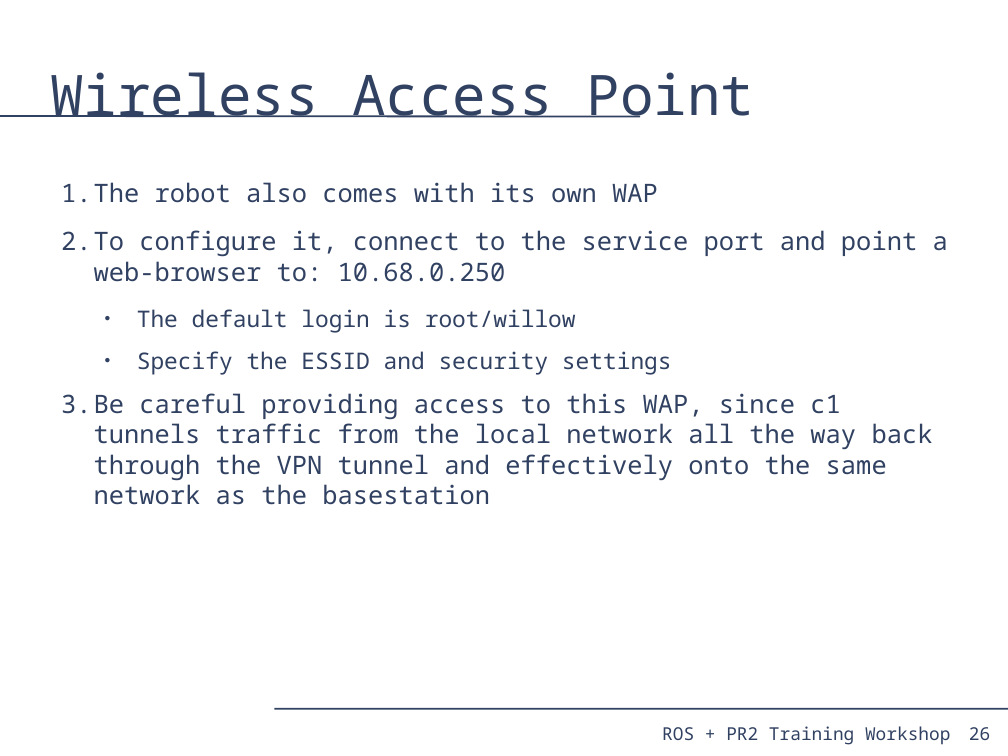
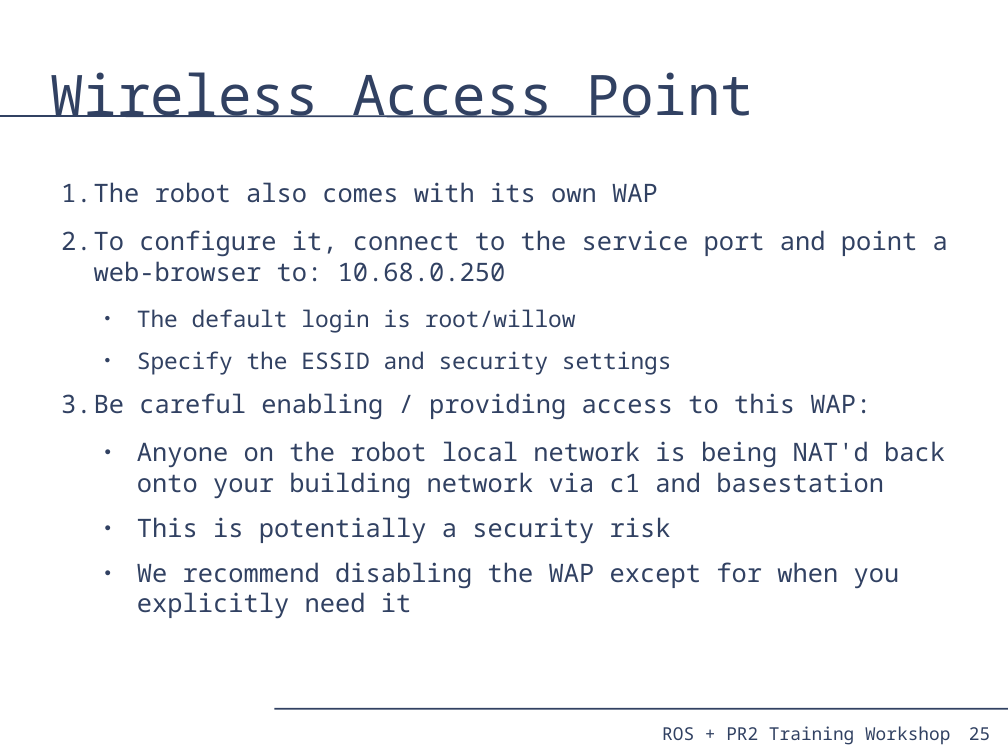
Before and after one commit to PR2/pr2_docs, a slide deck: slide 25 of pr2_training_workshop/pr2_sysadmin/pr2_syasdmin.odp (slide 26 before the commit). Drawn at 1008x756 pixels with LibreOffice and Linux fonts; fonts in the diff are those of the drawing. Boxes give left, top, right and bottom in pixels: in the first picture for what was removed or moved away, otherwise in the second. Text is boxed around its words. In the diff, an @@ line names an element or a change of style, - is before the commit and + after.

```diff
--- a/pr2_training_workshop/pr2_sysadmin/pr2_syasdmin.odp
+++ b/pr2_training_workshop/pr2_sysadmin/pr2_syasdmin.odp
@@ text at (x1=61, y1=393, x2=945, y2=619): text changed @@
-3. Be careful providing access to this WAP, since c1 tunnels traffic from the local network all the way back through the VPN tunnel and effectively onto the same network as the basestation
+3. Be careful enabling / providing access to this WAP:
+  ● Anyone on the robot local network is being NAT'd back onto your building network via c1 and basestation
+  ● This is potentially a security risk
+  ● We recommend disabling the WAP except for when you explicitly need it
@@ page number at (x1=969, y1=727, x2=990, y2=740): text changed @@
-26
+25
```
Also in this commit, not shown: 9 other slides changed, 6 slides added, 6 slides removed, 1 other file.
